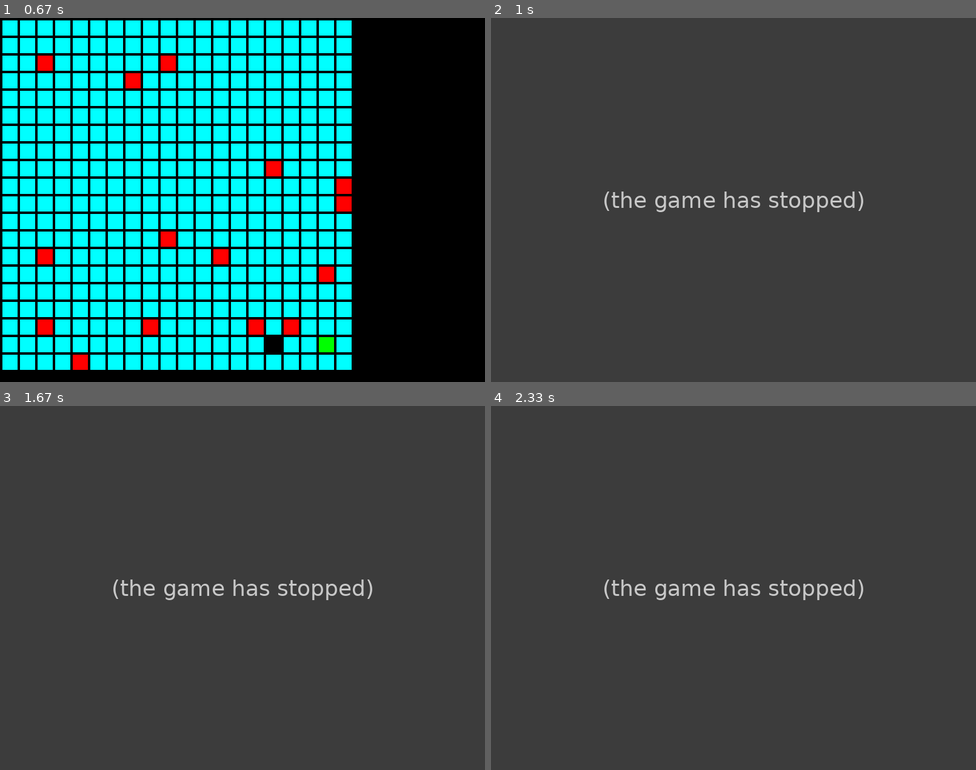
Above: before the commit, frames 1-4 (two rows, left to right).
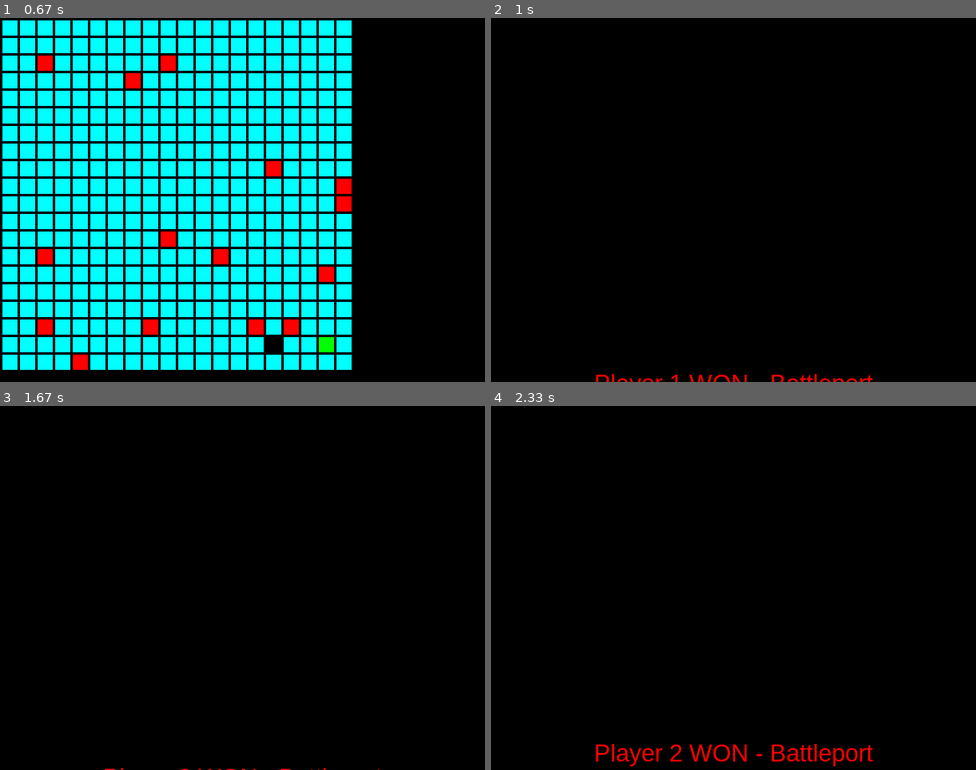
Above: after the commit, the same moments.

Repository: goru47/INF1L-PRJ-2
Game: pygame game, started from We Made It V3.py
The game is run twice, just before and just after one commit, with the same random seed, the same clock (stepped at 60 frames per second) and the same inputs.
Inputs (mouse positions are in pixels of both pictures, inside the frame that each line leads up to):
- Up to frame 1 (0.67 s): click (397, 189) at 0.38 s
- Up to frame 2 (1 s): tap Z at 0.67 s
- Up to frame 3 (1.67 s): hold Esc 1-1.47 s; tap X at 1.5 s
- Up to frame 4 (2.33 s): no input

Frame 1 is identical in both runs. In frame 2, 100% of the frame differs, in the area x 0-100%, y 0-100%; in frame 3, 100%; in frame 4, 100%.
Error before the commit: NameError: name 'player_1_win' is not defined (We Made It V3.py line 264); the game stopped at 0.67 s (later frames are placeholders)

Commit message:
'endplayer'

Diff:
--- a/endplayer1won.py
+++ b/endplayer1won.py
@@ -9,7 +9,7 @@
 font = pygame.font.SysFont("Arial", 40)
 clock = pygame.time.Clock()
 
-def main():
+def player_1_win():
 
     credit_list = ["Player 1 WON - Battleport"," ","Wesley Neslo - Scrum master"," Freddy da Cruz", "Suraj Doekharan ", "Joris de Putter ", "Milad Besharat ", "Mickey van Eck"]
 
@@ -50,4 +50,4 @@
         clock.tick(60)
 
 if __name__ == '__main__':
-    main()
+    player_1_win()
--- a/endplayer2won.py
+++ b/endplayer2won.py
@@ -9,7 +9,7 @@
 font = pygame.font.SysFont("Arial", 40)
 clock = pygame.time.Clock()
 
-def main():
+def player_2_win():
 
     credit_list = ["Player 2 WON - Battleport"," ","Wesley Neslo - Scrum master"," Freddy da Cruz", "Suraj Doekharan ", "Joris de Putter ", "Milad Besharat ", "Mickey van Eck"]
 
@@ -50,4 +50,4 @@
         clock.tick(60)
 
 if __name__ == '__main__':
-    main()
+    player_2_win()
